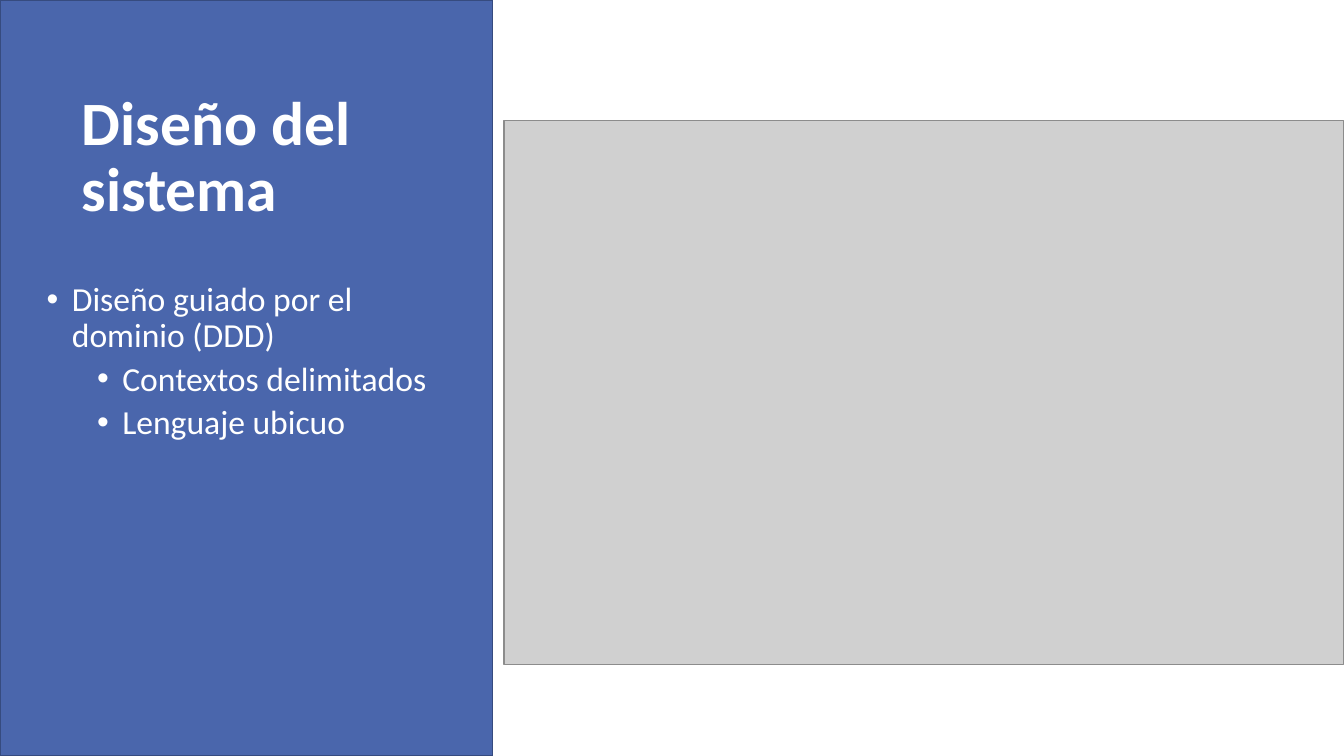
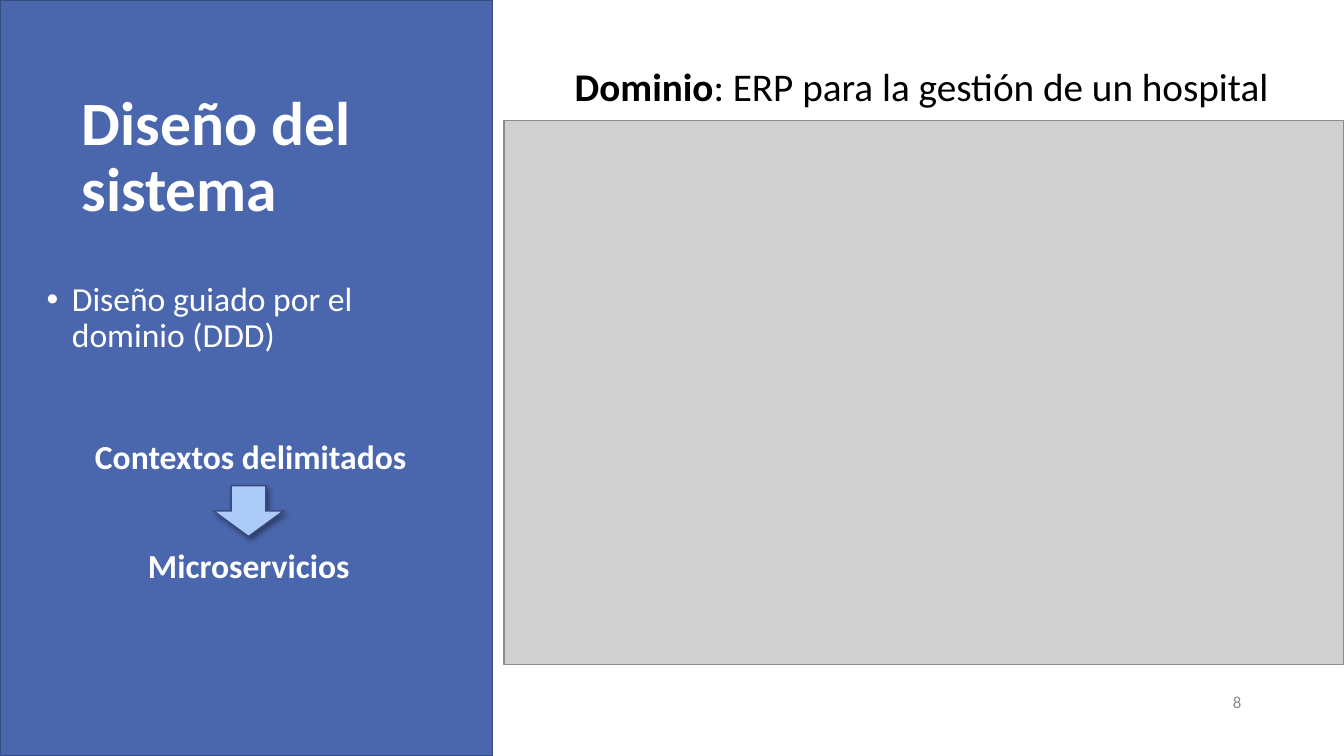
Before and after one commit to VictorIranzo/TFG_Microservices, a slide deck: slide 8 of Trabajo/Presentación/Desarrollo de software basado en microservicios.pptx (slide 10 before the commit). Drawn at 1344x756 pixels with LibreOffice and Linux fonts; fonts in the diff are those of the drawing; grey boxes stand for pictures. Boxes give left, top, right and bottom in pixels: in the first picture for what was removed or moved away, otherwise in the second. Text is boxed around its words. In the diff, an @@ line names an element or a change of style, - is before the commit and + after.

```diff
--- a/Trabajo/Presentación/Desarrollo de software basado en microservicios.pptx
+++ b/Trabajo/Presentación/Desarrollo de software basado en microservicios.pptx
@@ text added at (575, 73, 1268, 108), 28 pt, text #000000 @@
+Dominio: ERP para la gestión de un hospital
@@ text at (122, 367, 426, 440): paragraphs removed @@
-  • Contextos delimitados
-  • Lenguaje ubicuo
@@ text added at (95, 445, 406, 470), 24 pt, text #FFFFFF, bold @@
+Contextos delimitados
@@ down arrow added at (214, 486, 283, 536), fill #ACCBF9, outline #374B7F 1 pt @@
@@ text added at (148, 554, 350, 579), 24 pt, text #FFFFFF, bold @@
+Microservicios
@@ page number added at (1233, 696, 1241, 708), 12 pt, text #8C8C8C @@
+8
```
Also in this commit, not shown: 29 other slides changed, 12 slides added, 10 slides removed, 1 other file.
